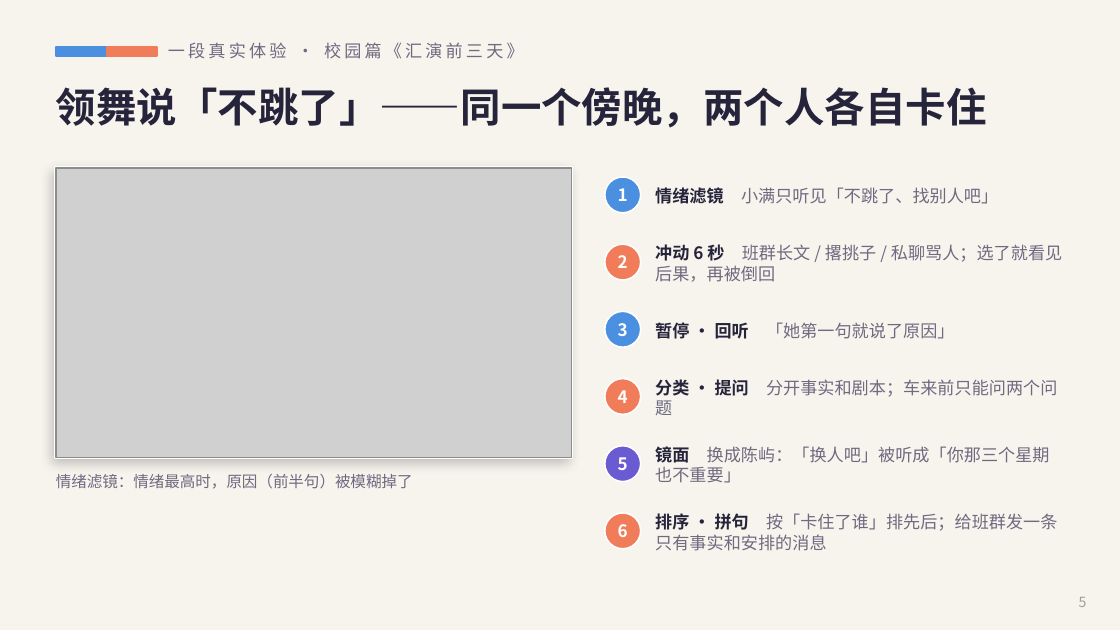
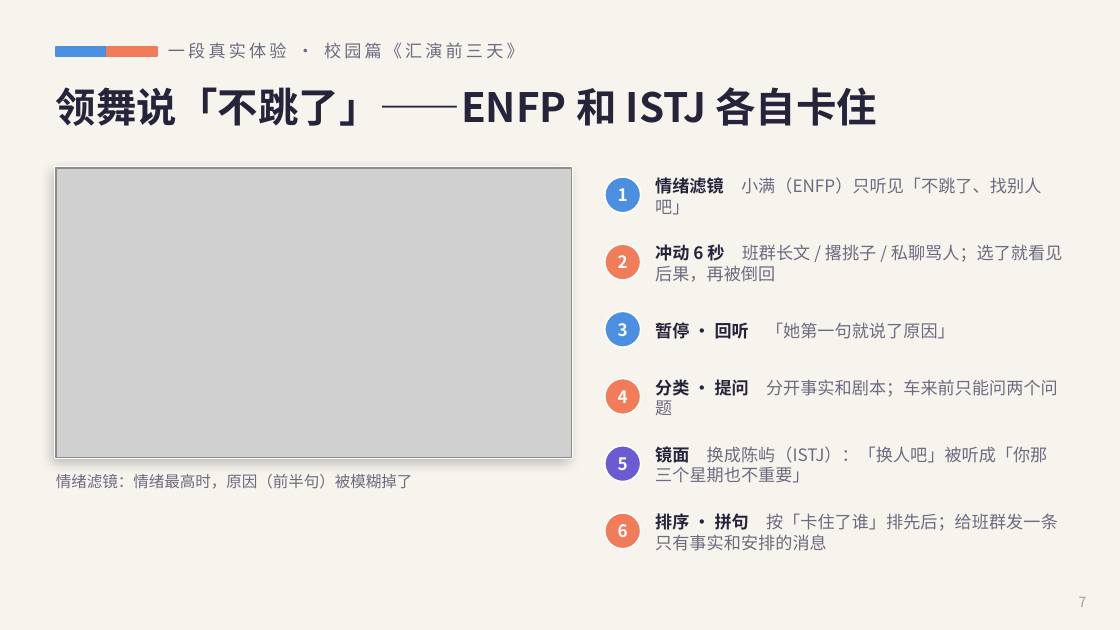
Before and after one commit to YuYuYuZero/overself-ai-edu-game, a slide deck: slide 7 of pitch/Overself-路演.pptx (slide 5 before the commit). Drawn at 1120x630 pixels with LibreOffice and Linux fonts; fonts in the diff are those of the drawing; grey boxes stand for pictures. Boxes give left, top, right and bottom in pixels: in the first picture for what was removed or moved away, otherwise in the second. Text is boxed around its words. In the diff, an @@ line names an element or a change of style, - is before the commit and + after.

```diff
--- a/pitch/Overself-路演.pptx
+++ b/pitch/Overself-路演.pptx
@@ text at [56,87,877,126]: text changed @@
-领舞说「不跳了」——同一个傍晚，两个人各自卡住
+领舞说「不跳了」——ENFP 和 ISTJ 各自卡住
@@ text at [655,177,1041,194]: text changed @@
-情绪滤镜 小满只听见「不跳了、找别人吧」
+情绪滤镜 小满（ENFP）只听见「不跳了、找别人吧」
@@ text at [655,446,1048,483]: text changed @@
-镜面 换成陈屿：「换人吧」被听成「你那三个星期也不重要」
+镜面 换成陈屿（ISTJ）：「换人吧」被听成「你那三个星期也不重要」
@@ text at [1079,597,1087,607]: text changed @@
-5
+7
```
Also in this commit, not shown: 8 other slides changed, 5 slides added, 3 slides removed, 21 other files.
